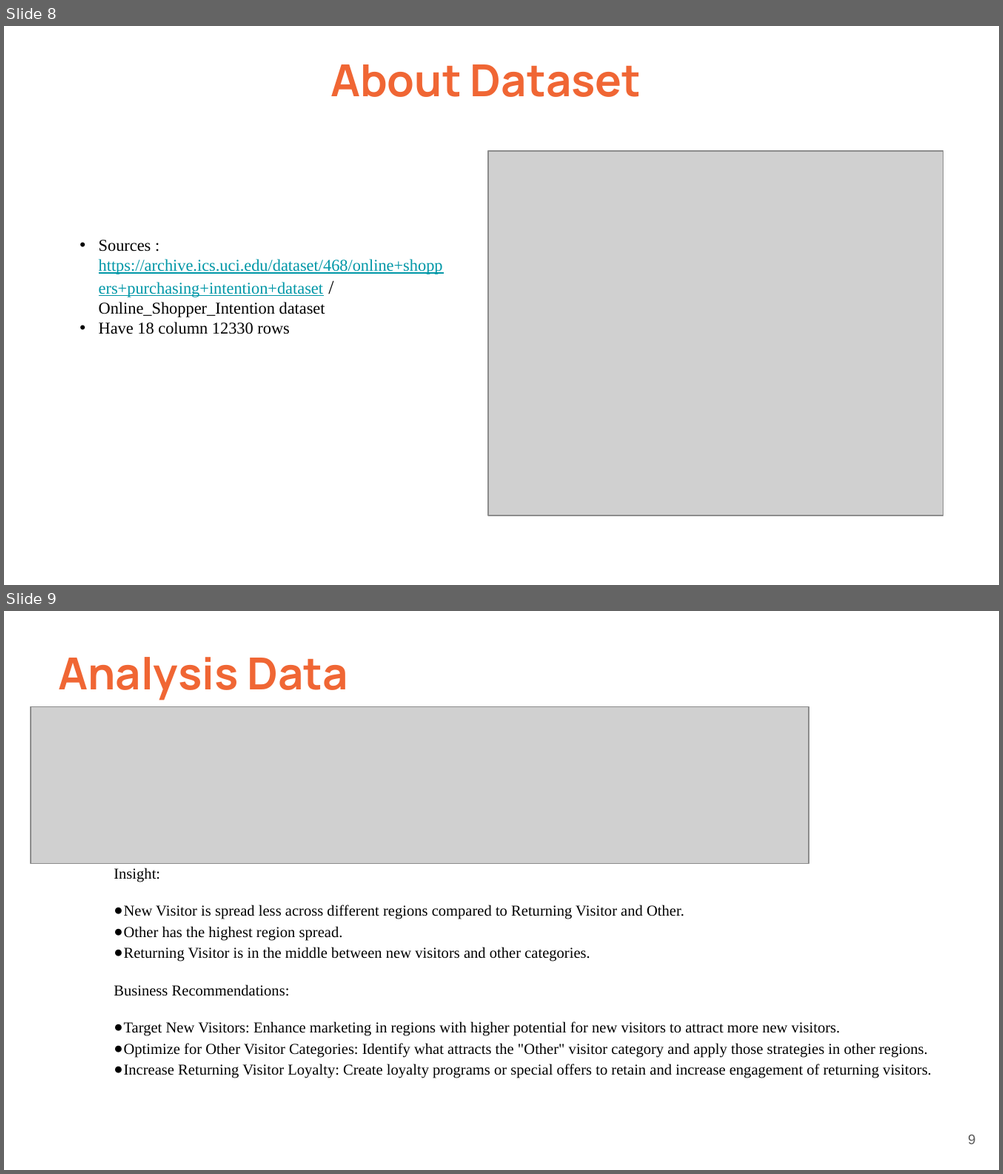
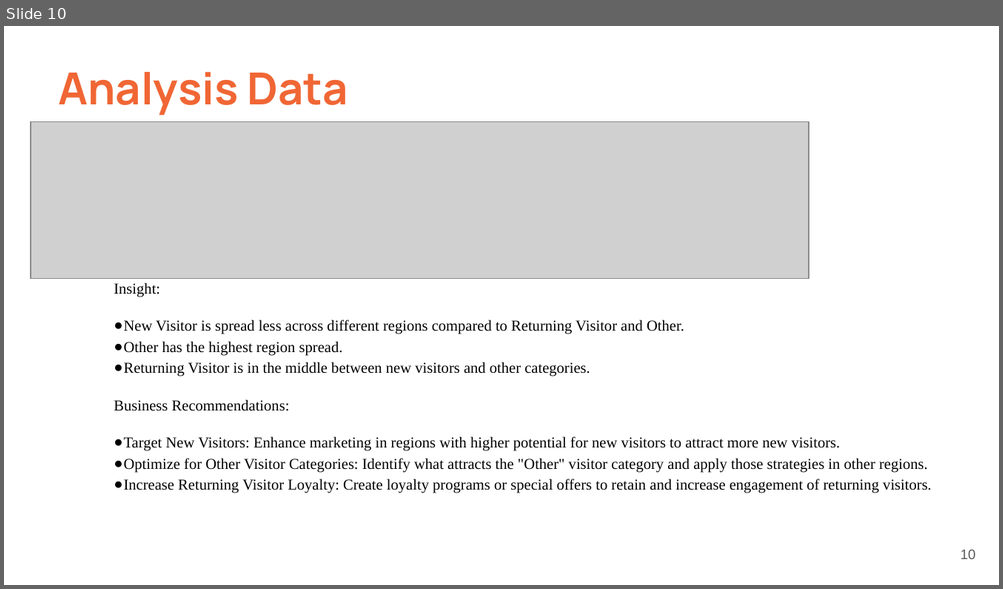
Before and after one commit to FTDS-assignment-bay/p2-final-project-p2-final-project-ftds-030-rmt-group-2, a slide deck: H8_Final_Project_G2_RMT30.pptx. Shown one above the other, each under a label of ours: slides 8 and 9 before the commit, slide 10 after it. The pictures are 1003x1174 and 1003x589 pixels, drawn with LibreOffice and Linux fonts; fonts in the diff are those of the drawing; grey boxes stand for pictures; background and template pictures are left out. Boxes give left, top, right and bottom in pixels: in the first picture for what was removed or moved away, otherwise in the second. Text is boxed around its words. In the diff, an @@ line names an element or a change of style, - is before the commit and + after.

```diff
--- a/H8_Final_Project_G2_RMT30.pptx
+++ b/H8_Final_Project_G2_RMT30.pptx
@@ slide 8 removed at (x1=4, y1=26, x2=999, y2=585), background picture (left out) @@
@@ text removed at (x1=330, y1=64, x2=641, y2=97) @@
-About Dataset
@@ picture removed at (x1=489, y1=151, x2=943, y2=517) @@
@@ text removed at (x1=99, y1=240, x2=443, y2=335) @@
-• Sources : https://archive.ics.uci.edu/dataset/468/online+shoppers+purchasing+intention+dataset / Online_Shopper_Intention dataset
-• Have 18 column 12330 rows
@@ what was slide 9 is now slide 10 @@
@@ page number at (x1=960, y1=550, x2=976, y2=560): text changed @@
-9
+10
```
Also in this commit, not shown: 2 slides added.
